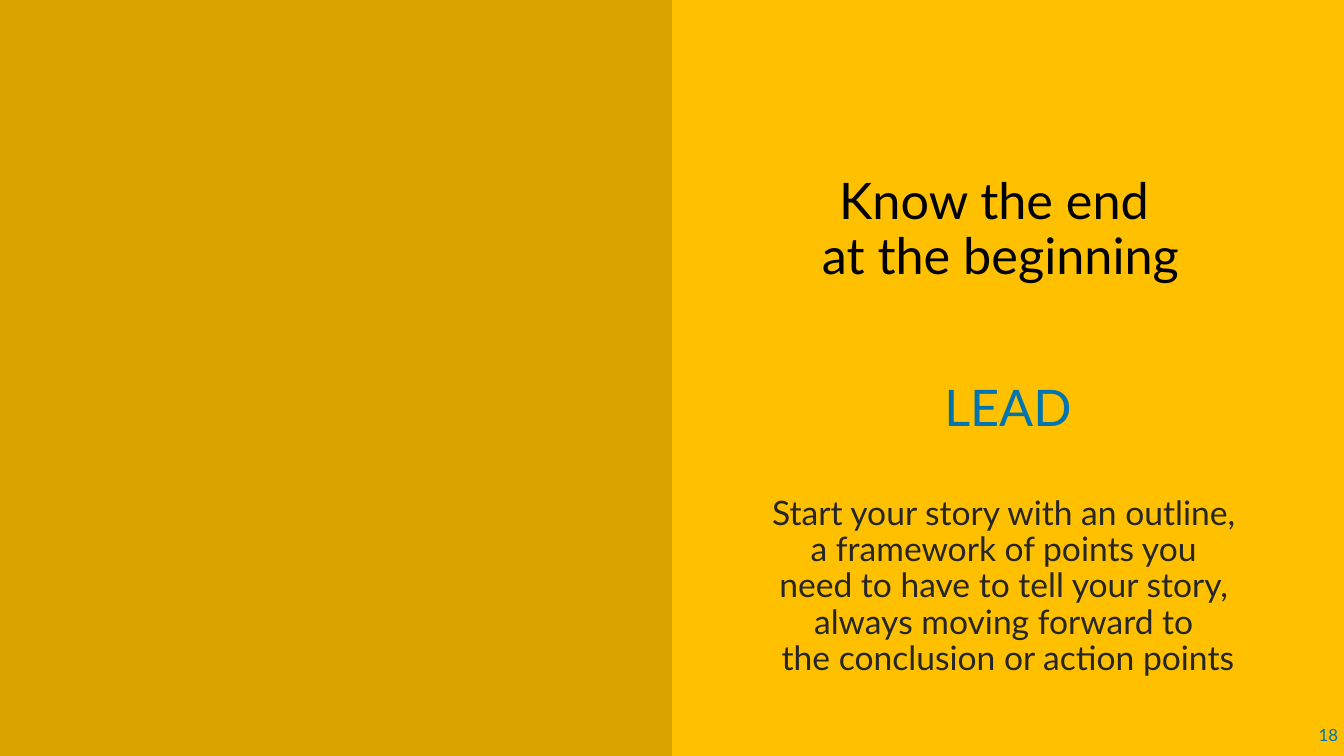
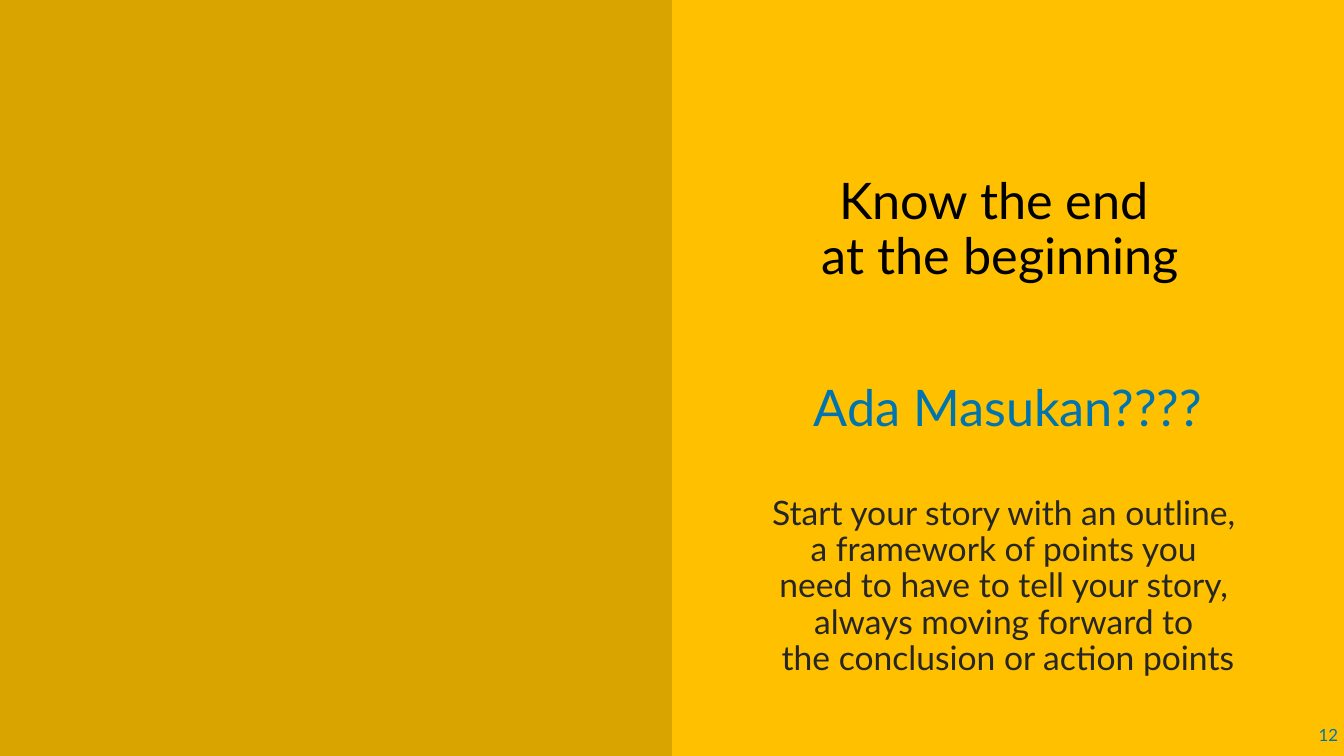
Before and after one commit to chariotofthesun/kkngenap2024, a slide deck: slide 12 of petunjuk teknis luaran kkn untag sby.pptx (slide 18 before the commit). Drawn at 1344x756 pixels with LibreOffice and Linux fonts; fonts in the diff are those of the drawing; background and template pictures are left out. Boxes give left, top, right and bottom in pixels: in the first picture for what was removed or moved away, otherwise in the second. Text is boxed around its words. In the diff, an @@ line names an element or a change of style, - is before the commit and + after.

```diff
--- a/petunjuk teknis luaran kkn untag sby.pptx
+++ b/petunjuk teknis luaran kkn untag sby.pptx
@@ text at (814,389,1202,427): text changed @@
-LEAD
+Ada Masukan????
@@ page number at (1319,729,1338,741): text changed @@
-18
+12
```
Also in this commit, not shown: 8 other slides changed, 5 slides added, 12 slides removed.
